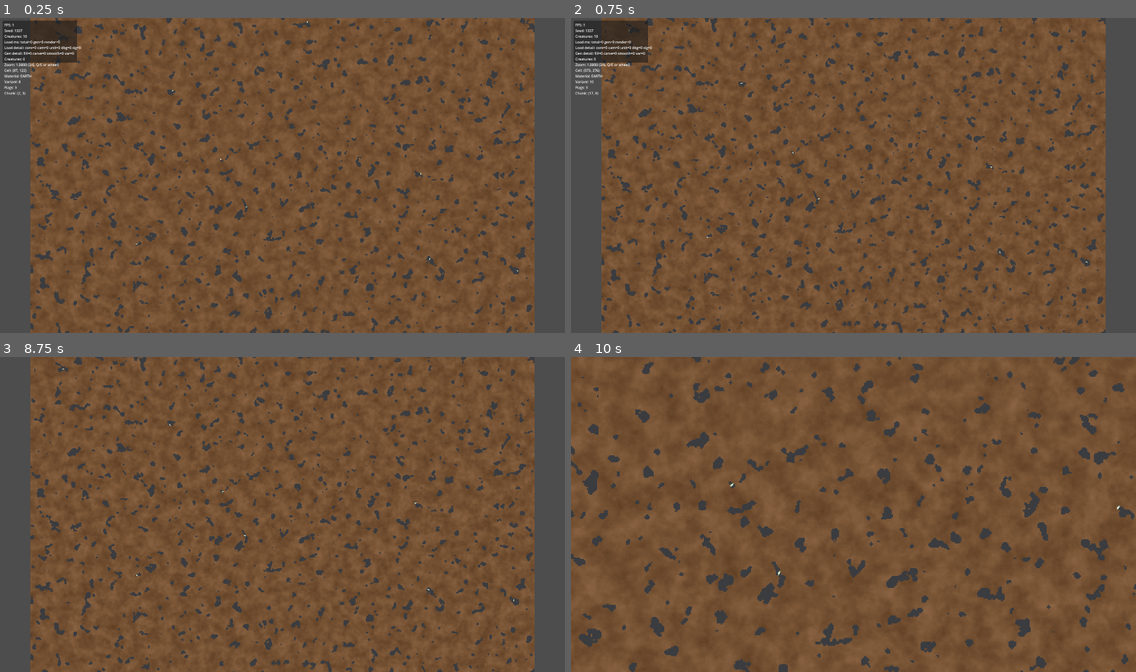
Above: before the commit, frames 1-4 (two rows, left to right).
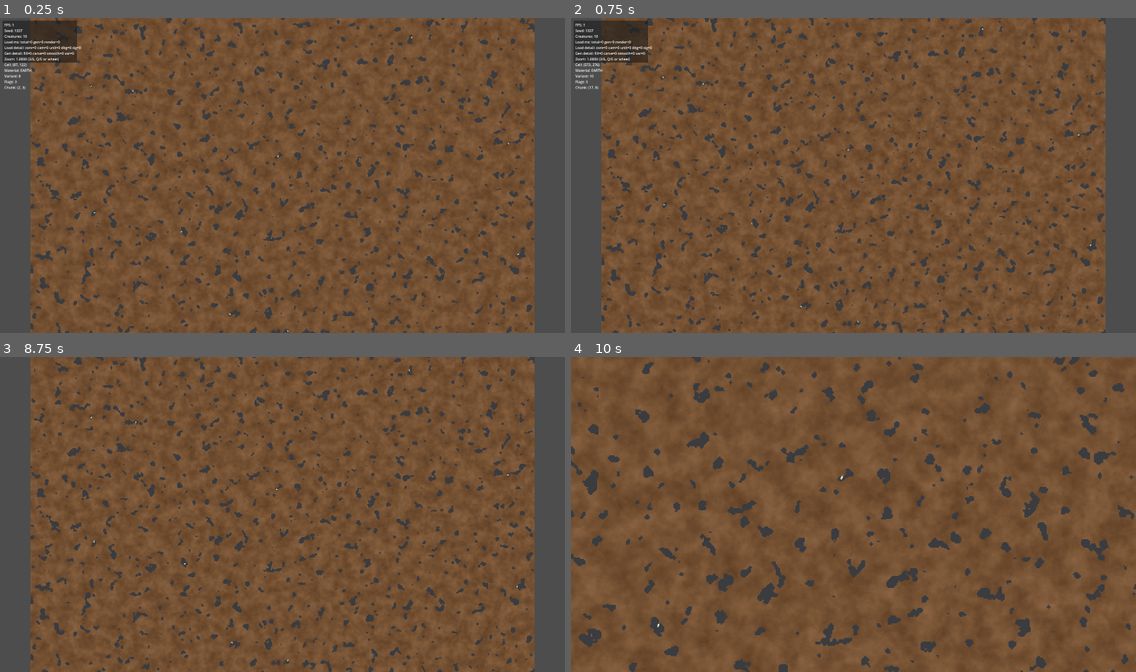
Above: after the commit, the same moments.

Repository: Kanturna/Diggy
Game: Godot game, scene res://main/Main.tscn
Same seed, same stepped clock (60 frames per second), same inputs: the game is played once before the commit and once after it.
Inputs (mouse positions are in pixels of both pictures, inside the frame that each line leads up to):
- Up to frame 1 (0.25 s): no input
- Up to frame 2 (0.75 s): tap Enter at 0.5 s; move the mouse to (977, 159) at 0.52 s; tap S (camera_down) at 0.6 s; click (977, 159) at 0.67 s
- Up to frame 3 (8.75 s): tap Space at 1.25, 3.5, 5.75 s; move the mouse to (169, 530) at 1.27 s; tap A (camera_left) at 1.35, 6.6 s; click (169, 530) at 1.42 s; move the mouse to (339, 445) at 2.02 s; tap D (camera_right) at 2.1, 7.35 s; click (339, 445) at 2.17 s; tap Enter at 2.75, 5 s; move the mouse to (254, 577) at 2.77 s; tap Shift (camera_speed) at 2.85, 8.1 s; click (254, 577) at 2.92 s; move the mouse to (452, 561) at 3.52 s; tap W (camera_up) at 3.6 s; click (452, 561) at 3.67 s; tap F3 (debug_toggle) at 4.15 s; move the mouse to (113, 467) at 4.27 s; tap Q (camera_zoom_in) at 4.35 s; click (113, 467) at 4.42 s; move the mouse to (310, 514) at 5.02 s; tap E (camera_zoom_out) at 5.1 s; click (310, 514) at 5.17 s; move the mouse to (197, 435) at 5.77 s; tap S (camera_down) at 5.85 s; click (197, 435) at 5.92 s; move the mouse to (406, 498) at 6.52 s; click (406, 498) at 6.67 s; move the mouse to (169, 530) at 7.27 s; click (169, 530) at 7.42 s; move the mouse to (339, 445) at 8.02 s; click (339, 445) at 8.17 s
- Up to frame 4 (10 s): move the mouse to (825, 577) at 8.77 s; tap W (camera_up) at 8.85 s; click (825, 577) at 8.92 s; move the mouse to (1023, 561) at 9.52 s; tap Q (camera_zoom_in) at 9.6 s; click (1023, 561) at 9.67 s

The runs differ from the first frame. In frame 1, 0.3% of the frame differs, in the area x 0-92%, y 0-100%; in frame 2, 0.3%, in the area x 0-93%, y 3-97%; in frame 3, less than 0.1%; in frame 4, less than 0.1%.

Commit message:
Wire creature system to Config constants; fix duplicate Creatures line
- Creature.gd: SPEED now uses Config.CREATURE_SPEED_CELLS_PER_SECOND * CELL_SIZE;
  turn timer uses Config.CREATURE_TURN_INTERVAL_MIN/MAX
- UnitManager.gd: spawn loop uses Config.CREATURE_SPAWN_COUNT,
  CREATURE_SPAWN_ATTEMPTS, CREATURE_SPAWN_PADDING_CELLS
- DebugOverlay.gd: remove duplicate "Creatures: %d" % creature_count line
  (line 72 always showed 0; the unit_manager branch at line 45-46 is correct)

https://claude.ai/code/session_01Qqtdg2mEijJTheCrsfW3SX

Diff:
--- a/debug/DebugOverlay.gd
+++ b/debug/DebugOverlay.gd
@@ -69,7 +69,6 @@
 				int(startup_timings.get("world_generate_variants_ms", 0)),
 			]
 		)
-	lines.append("Creatures: %d" % creature_count)
 	if camera != null:
 		var zoom_levels := Config.CAMERA_ZOOM_LEVELS
 		var zoom_level_index := zoom_levels.find(camera.zoom.x)
--- a/units/Creature.gd
+++ b/units/Creature.gd
@@ -38,8 +38,8 @@
 const PHASE_OFF      := PI * 0.45   # phase offset between tail1 and tail2
 const MIN_SWIM_SPEED := 3.0    # minimum speed to advance swim_phase
 
-# ── Movement ─────────────────────────────────────────────────────────────────
-const SPEED    := 22.0
+# ── Movement (values from Config) ───────────────────────────────────────────
+const SPEED    := Config.CREATURE_SPEED_CELLS_PER_SECOND * Config.CELL_SIZE
 var velocity   := Vector2.ZERO
 var _dir_timer := 0.0
 var world: WorldModel = null
@@ -98,8 +98,8 @@
 	return world.get_material(cx, cy) == MaterialType.Id.EMPTY
 
 func _new_dir() -> void:
-	velocity    = Vector2.from_angle(randf() * TAU) * SPEED
-	_dir_timer  = randf_range(1.0, 3.5)
+	velocity   = Vector2.from_angle(randf() * TAU) * SPEED
+	_dir_timer = randf_range(Config.CREATURE_TURN_INTERVAL_MIN, Config.CREATURE_TURN_INTERVAL_MAX)
 
 # ── Chain update (SocialSim AKM pattern) ─────────────────────────────────────
 
--- a/units/UnitManager.gd
+++ b/units/UnitManager.gd
@@ -4,8 +4,6 @@
 const Config       = preload("res://core/Config.gd")
 const MaterialType = preload("res://core/MaterialType.gd")
 const CreatureGD   = preload("res://units/Creature.gd")
-
-const SPAWN_COUNT := 10
 
 var _creatures: Array[Creature] = []
 
@@ -15,10 +13,11 @@
 func _spawn(world: WorldModel) -> void:
 	var tries   := 0
 	var spawned := 0
-	while spawned < SPAWN_COUNT and tries < 50000:
+	var pad     := Config.CREATURE_SPAWN_PADDING_CELLS
+	while spawned < Config.CREATURE_SPAWN_COUNT and tries < Config.CREATURE_SPAWN_ATTEMPTS:
 		tries += 1
-		var cx := randi_range(2, world.width  - 3)
-		var cy := randi_range(2, world.height - 3)
+		var cx := randi_range(pad, world.width  - pad - 1)
+		var cy := randi_range(pad, world.height - pad - 1)
 		if world.get_material(cx, cy) != MaterialType.Id.EMPTY:
 			continue
 		var c: Creature = CreatureGD.new()
